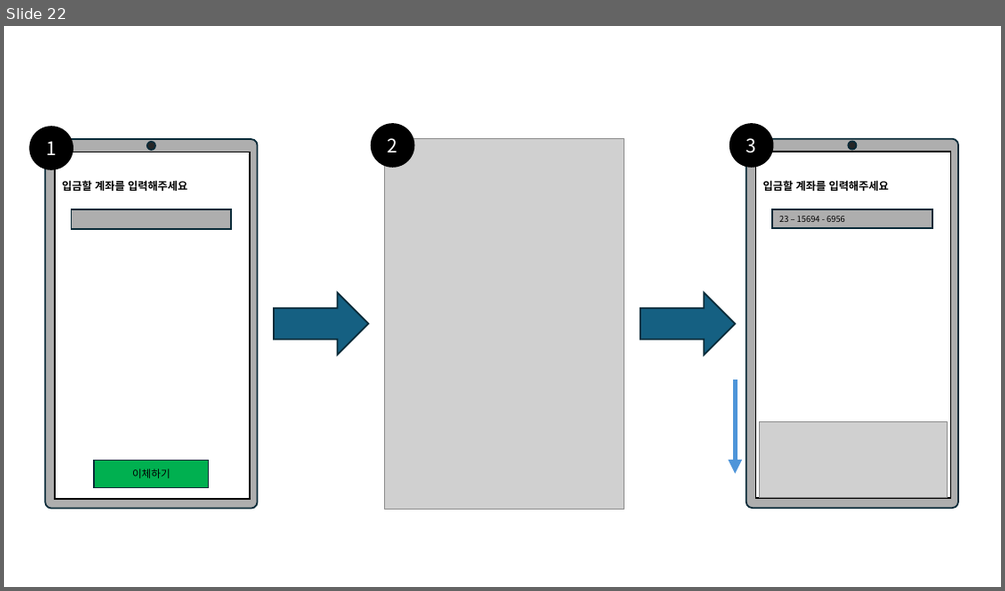
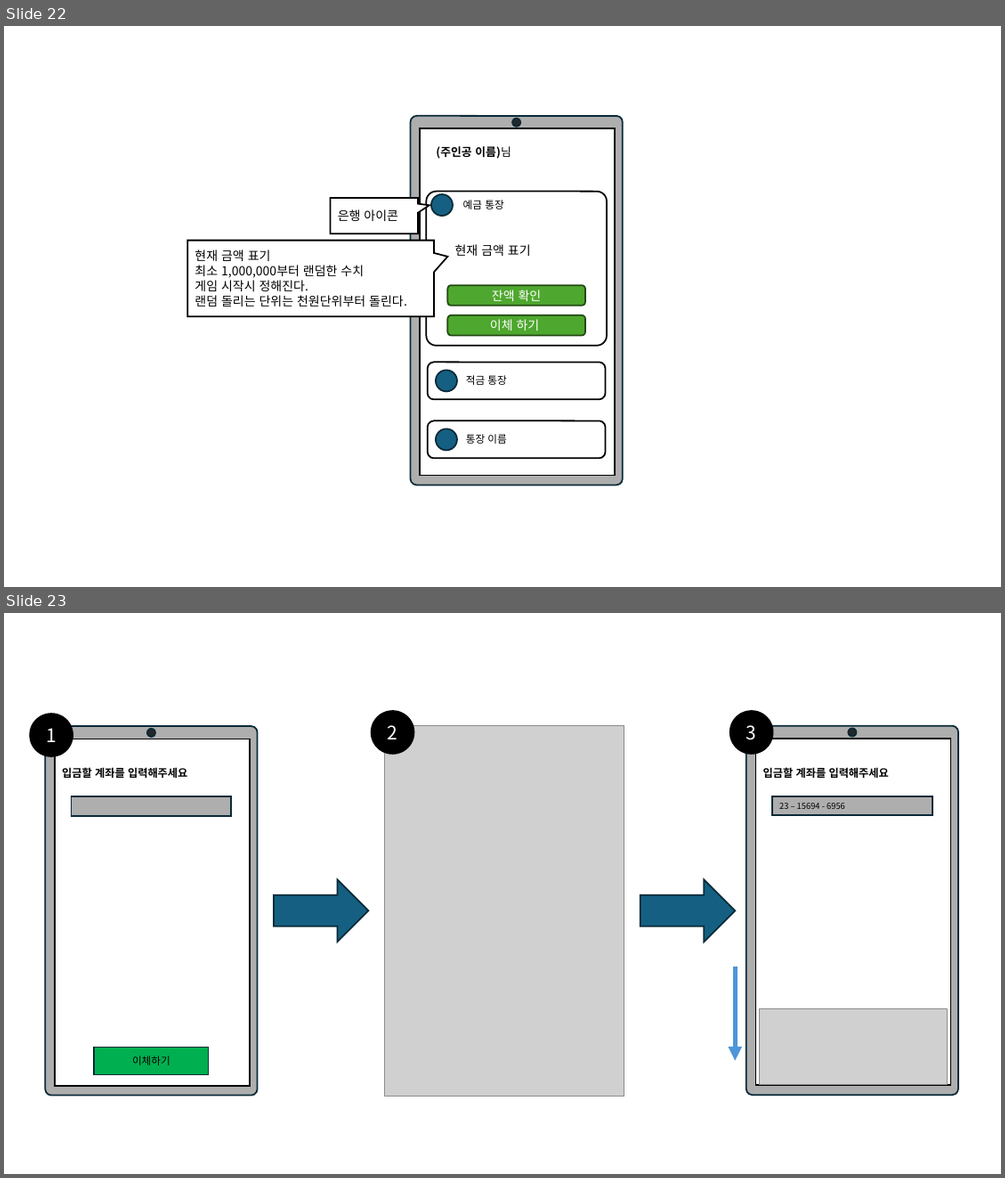
Before and after one commit to weariness00/Mandle_10Minute_Game, a slide deck: document/UI.pptx. Shown one above the other, each under a label of ours: slide 22 before the commit, slides 22 and 23 after it. The pictures are 1005x591 and 1005x1178 pixels, drawn with LibreOffice and Linux fonts; fonts in the diff are those of the drawing; grey boxes stand for pictures. Boxes give left, top, right and bottom in pixels: in the first picture for what was removed or moved away, otherwise in the second. Text is boxed around its words. In the diff, an @@ line names an element or a change of style, - is before the commit and + after.

Commit message:
20250218_기획_은행어플 메인메뉴 배치

```diff
--- a/document/UI.pptx
+++ b/document/UI.pptx
@@ slide 22 added at (x1=4, y1=26, x2=1001, y2=587), background #FFFFFF @@
@@ rounded rectangle added at (x1=411, y1=116, x2=623, y2=484), fill #AEAEAE, outline #092A39 1.5 pt @@
@@ rectangle added at (x1=420, y1=129, x2=615, y2=475), fill #FFFFFF, outline #000000 1.5 pt @@
@@ ellipse added at (x1=512, y1=118, x2=521, y2=127), fill #262626, outline #092A39 1.5 pt @@
@@ text added at (x1=436, y1=146, x2=510, y2=159), 11 pt, text #000000, bold @@
+(주인공 이름)님
@@ speech box added at (x1=330, y1=198, x2=418, y2=234), fill #FFFFFF, outline #000000 1.5 pt, 12 pt, text #000000 @@
+은행 아이콘
@@ speech box added at (x1=188, y1=240, x2=434, y2=317), fill #FFFFFF, outline #000000 1.5 pt, 12 pt, text #000000 @@
+현재 금액 표기
+최소 1,000,000부터 랜덤한 수치
+게임 시작시 정해진다.
+랜덤 돌리는 단위는 천원단위부터 돌린다.
@@ group added at (x1=427, y1=192, x2=607, y2=346): 3 rounded rectangles, 2 texts, 1 ellipse @@
+예금 통장
+이체 하기
+잔액 확인
+현재 금액 표기
@@ rounded rectangle added at (x1=428, y1=362, x2=606, y2=399), fill #FFFFFF, outline #000000 1.5 pt @@
@@ ellipse added at (x1=436, y1=370, x2=457, y2=392), fill #156082, outline #092A39 1.5 pt @@
@@ text added at (x1=466, y1=375, x2=506, y2=385), 10 pt, text #000000 @@
+적금 통장
@@ rounded rectangle added at (x1=428, y1=421, x2=606, y2=459), fill #FFFFFF, outline #000000 1.5 pt @@
@@ ellipse added at (x1=436, y1=429, x2=457, y2=451), fill #156082, outline #092A39 1.5 pt @@
@@ text added at (x1=466, y1=434, x2=506, y2=443), 10 pt, text #000000 @@
+통장 이름
@@ what was slide 22 is now slide 23 @@
```
Also in this commit, not shown: 1 other file.
